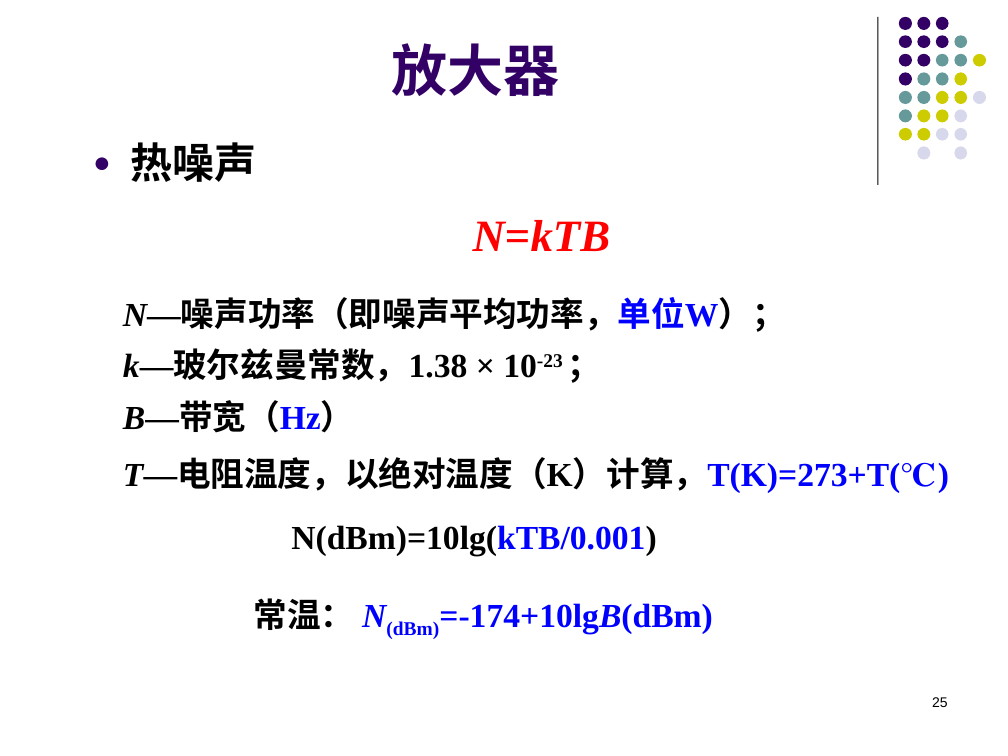
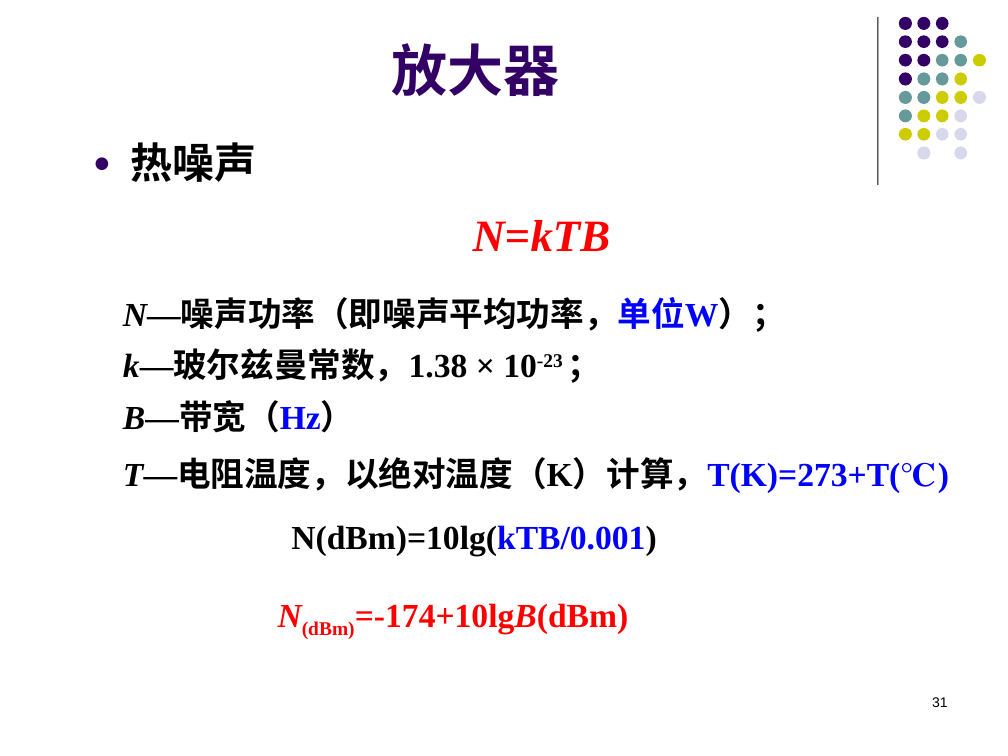
Before and after one commit to lyMeiSEU/ly_schoolhelper, a slide deck: slide 31 of 通信电子/复习.pptx (slide 25 before the commit). Drawn at 1008x756 pixels with LibreOffice and Linux fonts; fonts in the diff are those of the drawing; background and template pictures are left out. Boxes give left, top, right and bottom in pixels: in the first picture for what was removed or moved away, otherwise in the second. Text is boxed around its words. In the diff, an @@ line names an element or a change of style, - is before the commit and + after.

```diff
--- a/通信电子/复习.pptx
+++ b/通信电子/复习.pptx
@@ text at <box>278,603,628,639</box>: text changed; text colour #0000FF to #FF0000 @@
-常温： N(dBm)=-174+10lgB(dBm)
+N(dBm)=-174+10lgB(dBm)
@@ page number at <box>932,697,948,707</box>: text changed @@
-25
+31
```
Also in this commit, not shown: 7 other slides changed, 18 slides added, 1 slide removed, 2 other files.
